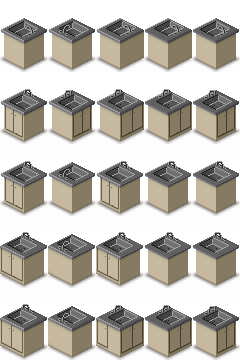
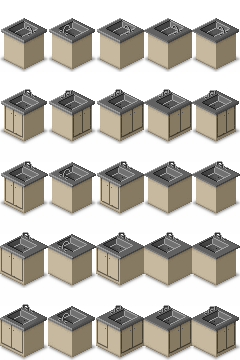
The second 240px x 360px image is a revision of the first. Changes to its layers:
painted on "f_counter_multitile.png" over [47, 30, 240, 347]
